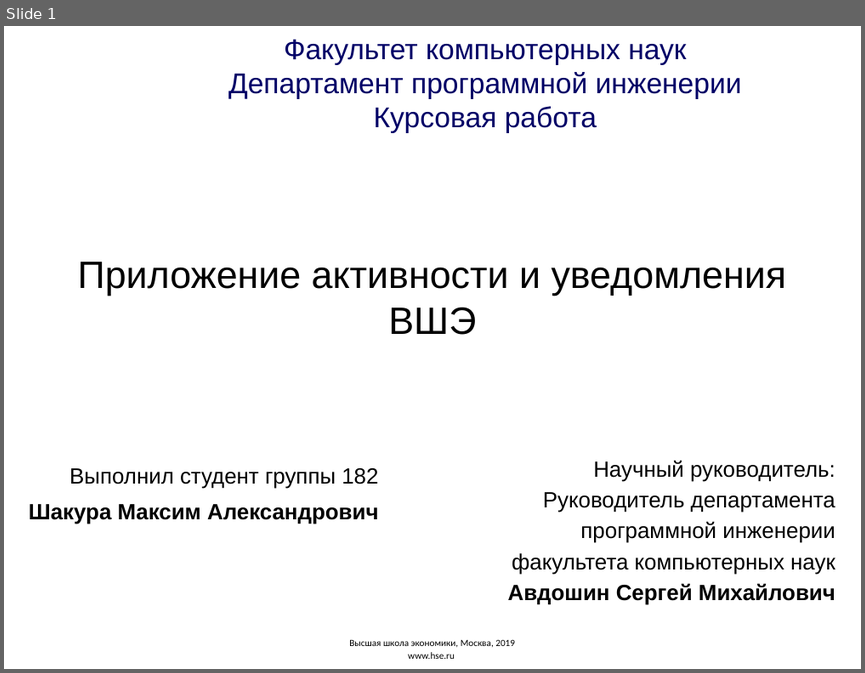
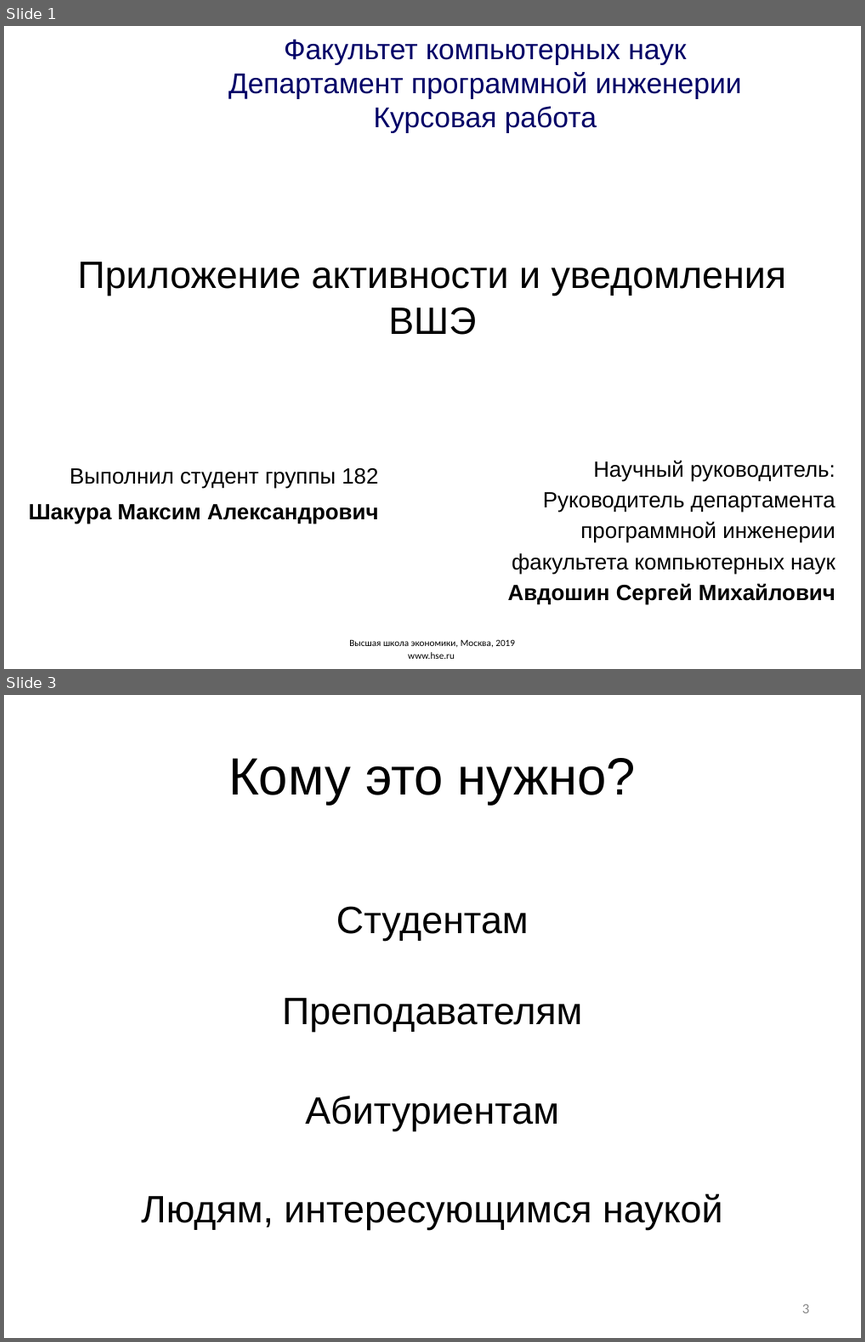
Before and after one commit to M2000h/HSE-APP, a slide deck: Презентация.pptx. Shown one above the other, each under a label of ours: slide 1 before the commit, slides 1 and 3 after it; the slides between them are not shown. The pictures are 865x673 and 865x1342 pixels, drawn with LibreOffice and Linux fonts; fonts in the diff are those of the drawing; background and template pictures are left out. Boxes give left, top, right and bottom in pixels: in the first picture for what was removed or moved away, otherwise in the second. Text is boxed around its words. In the diff, an @@ line names an element or a change of style, - is before the commit and + after.

```diff
--- a/Презентация.pptx
+++ b/Презентация.pptx
@@ slide 3 added at box(4, 695, 861, 1338), background picture (left out) @@
@@ title added at box(228, 758, 636, 805), 44 pt, text #000000 @@
+Кому это нужно?
@@ text added at box(141, 906, 723, 1230), 32 pt, text #000000 @@
+Студентам
+Преподавателям
+Абитуриентам
+Людям, интересующимся наукой
@@ page number added at box(802, 1304, 809, 1313), 12 pt, text #898989 @@
+3
```
Also in this commit, not shown: 15 slides changed, 1 other slide added, 2 other files.
